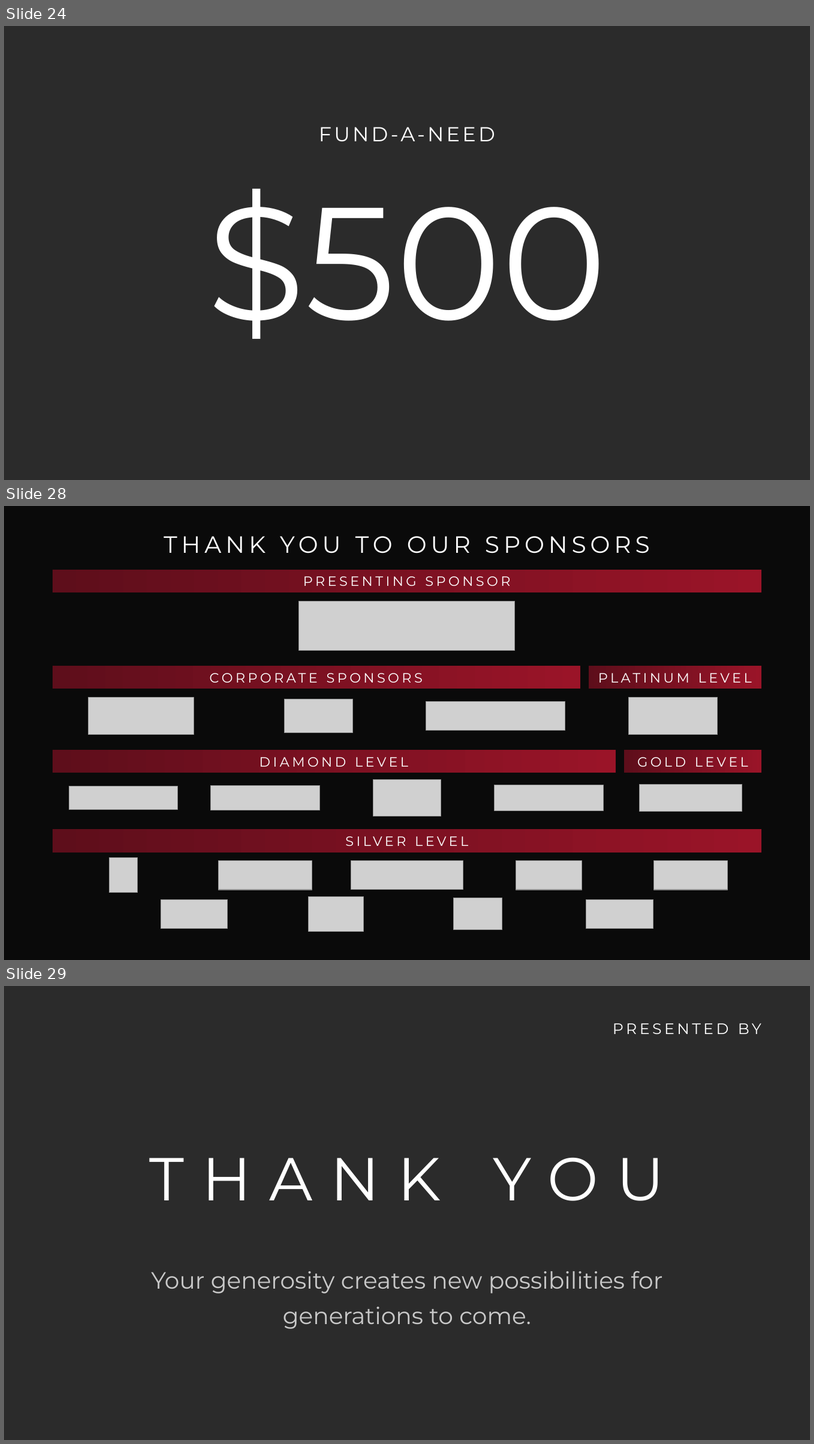
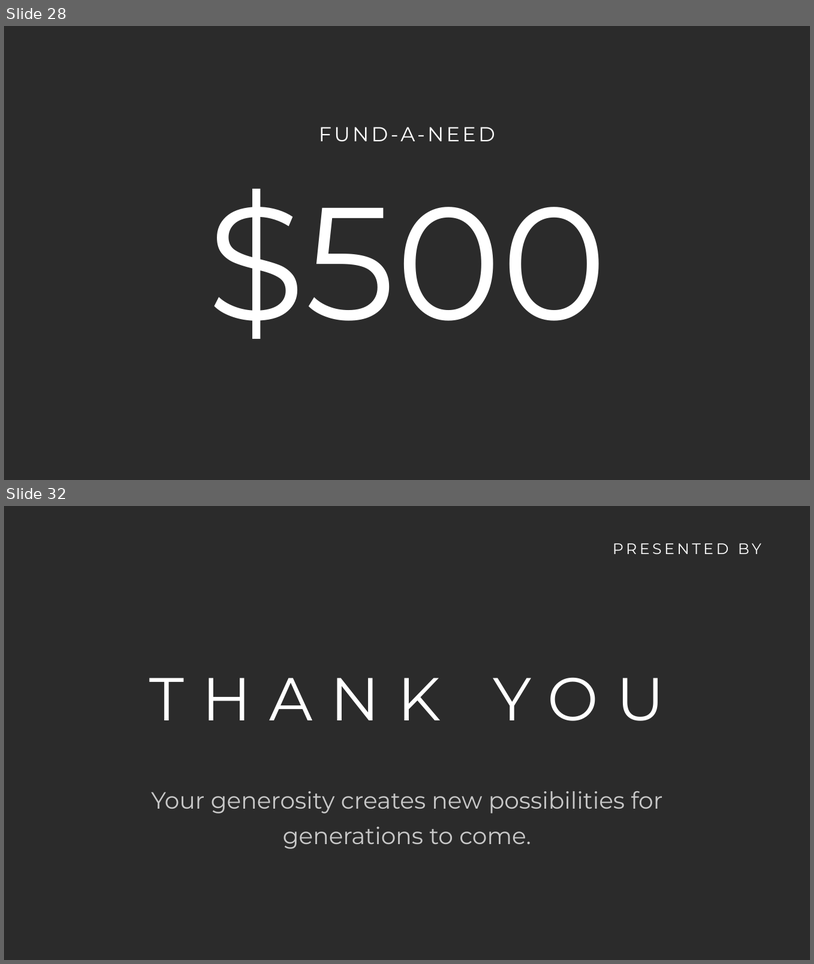
Before and after one commit to LauraRestum/gala_asset_dashboard, a slide deck: assets/2026-gala-program-presentation.pptx. Shown one above the other, each under a label of ours: slides 24, 28 and 29 before the commit, slides 28 and 32 after it; the slides between them are not shown. The pictures are 814x1444 and 814x964 pixels, drawn with LibreOffice and Linux fonts; fonts in the diff are those of the drawing; grey boxes stand for pictures; background and template pictures are left out; a plain dark background stands for a picture behind light text. Boxes give left, top, right and bottom in pixels: in the first picture for what was removed or moved away, otherwise in the second. Text is boxed around its words. In the diff, an @@ line names an element or a change of style, - is before the commit and + after.

```diff
--- a/assets/2026-gala-program-presentation.pptx
+++ b/assets/2026-gala-program-presentation.pptx
@@ slide 28 removed at [4,506,810,960], background #0A0A0A @@
@@ text removed at [164,536,650,553] @@
-THANK YOU TO OUR SPONSORS
@@ rectangle removed at [53,570,762,592] @@
-PRESENTING SPONSOR
@@ picture removed at [299,601,515,651] @@
@@ rectangle removed at [53,666,581,688] @@
-CORPORATE SPONSORS
@@ rectangle removed at [589,666,762,688] @@
-PLATINUM LEVEL
@@ picture removed at [89,697,194,735] @@
@@ picture removed at [285,699,353,733] @@
@@ picture removed at [426,702,566,730] @@
@@ picture removed at [629,697,719,735] @@
@@ rectangle removed at [53,750,616,773] @@
-DIAMOND LEVEL
@@ rectangle removed at [624,750,762,773] @@
-GOLD LEVEL
@@ picture removed at [69,786,177,809] @@
@@ picture removed at [211,786,320,810] @@
@@ picture removed at [374,780,441,816] @@
@@ picture removed at [495,785,603,811] @@
@@ picture removed at [640,784,743,811] @@
@@ rectangle removed at [53,829,762,852] @@
-SILVER LEVEL
@@ picture removed at [109,858,138,892] @@
@@ picture removed at [219,861,312,889] @@
@@ picture removed at [351,861,463,889] @@
@@ picture removed at [516,861,582,889] @@
@@ picture removed at [654,861,728,889] @@
@@ picture removed at [161,899,227,928] @@
@@ picture removed at [309,896,364,931] @@
@@ picture removed at [454,898,503,930] @@
@@ picture removed at [587,899,654,928] @@
@@ what was slide 24 is now slide 28 @@
@@ what was slide 29 is now slide 32 @@
```
Also in this commit, not shown: 6 slides changed, 5 slides added, 1 other slide removed, 34 other files.
